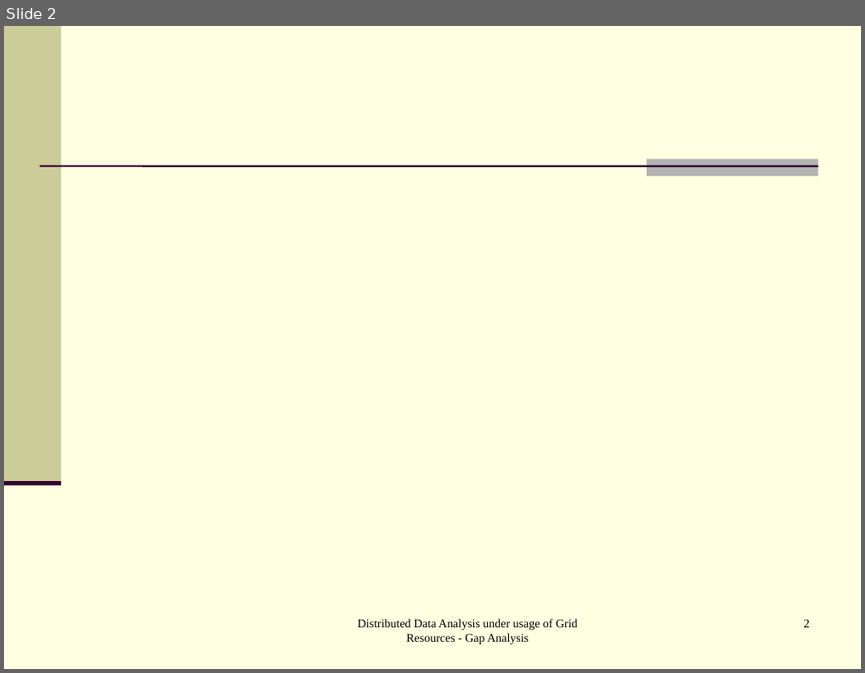
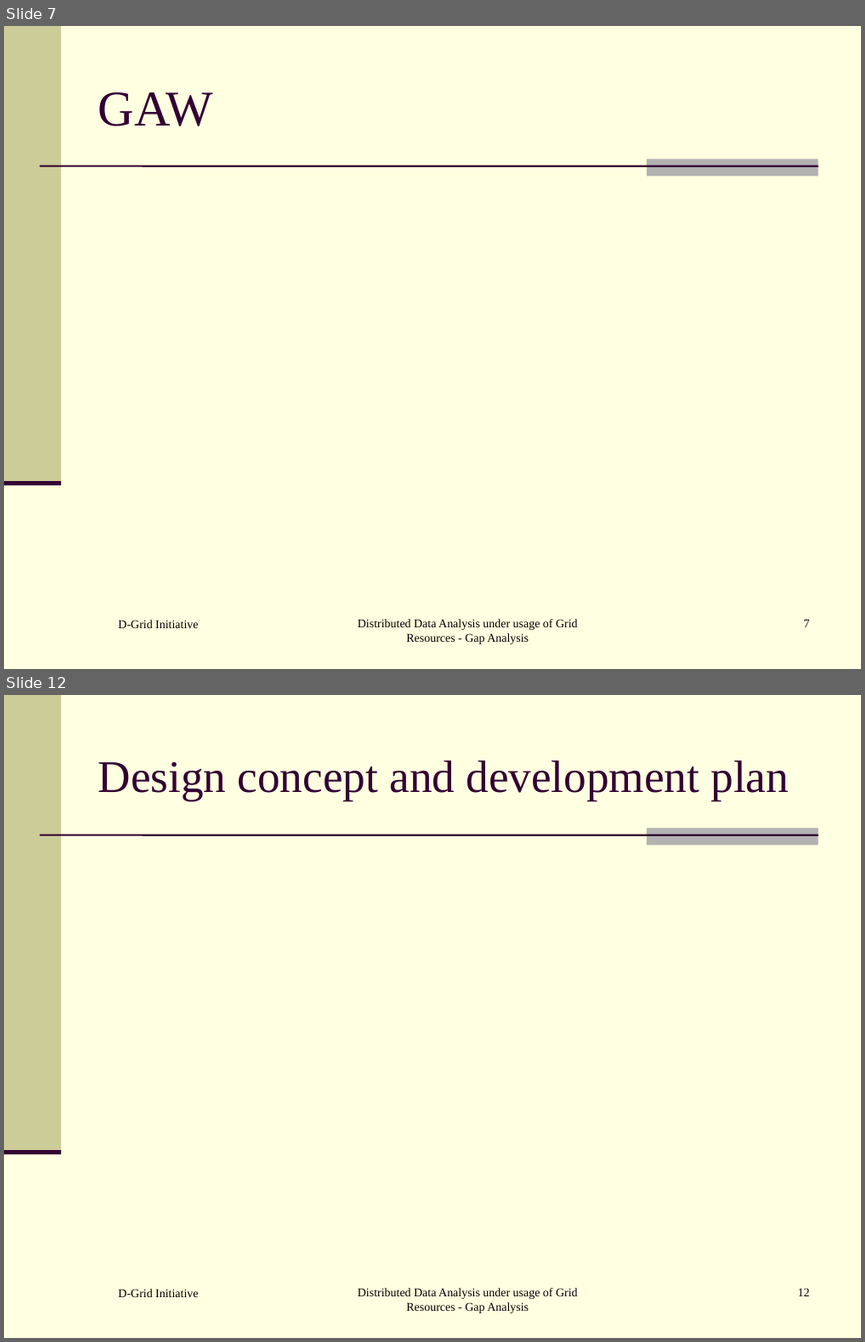
Before and after one commit to AnarManafov/PoDDocumentation, a slide deck: HEPCG-Workshops/2006-Nov/HEPCG-Workshops-2006-Nov.ppt. Shown one above the other, each under a label of ours: slide 2 before the commit, slides 7 and 12 after it; the slides between them are not shown. The pictures are 865x673 and 865x1342 pixels, drawn with LibreOffice and Linux fonts; fonts in the diff are those of the drawing. Boxes give left, top, right and bottom in pixels: in the first picture for what was removed or moved away, otherwise in the second. Text is boxed around its words. In the diff, an @@ line names an element or a change of style, - is before the commit and + after.

```diff
--- a/HEPCG-Workshops/2006-Nov/HEPCG-Workshops-2006-Nov.ppt
+++ b/HEPCG-Workshops/2006-Nov/HEPCG-Workshops-2006-Nov.ppt
@@ slide 12 added at (4,695,861,1338), background #FFFFE1; not listed: 4 template elements that a slide beside it also shows @@
@@ title added at (98,760,789,801), 38 pt, text #330033 @@
+Design concept and development plan
@@ text added at (118,1288,198,1297), 10 pt, text #000000 @@
+D-Grid Initiative
@@ text added at (358,1287,578,1313), 10 pt, text #000000 @@
+Distributed Data Analysis under usage of Grid Resources - Gap Analysis
@@ page number added at (798,1287,810,1296), 10 pt, text #000000 @@
+12
@@ what was slide 2 is now slide 7 @@
@@ slide 7 changed as well @@
@@ title added at (98,92,214,126), 42 pt, text #330033 @@
+GAW
@@ text added at (118,619,198,628), 10 pt, text #000000 @@
+D-Grid Initiative
@@ page number at (804,618,810,627): text changed @@
-2
+7
```
Also in this commit, not shown: 1 other slide changed, 9 other slides added.
